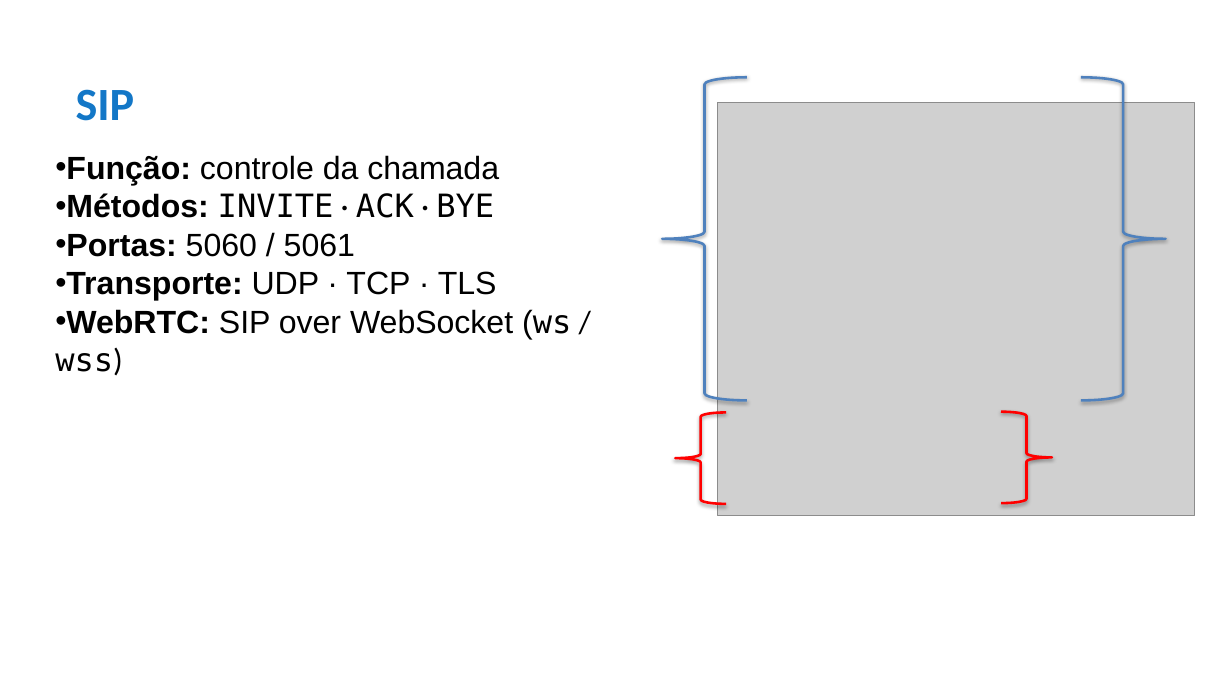
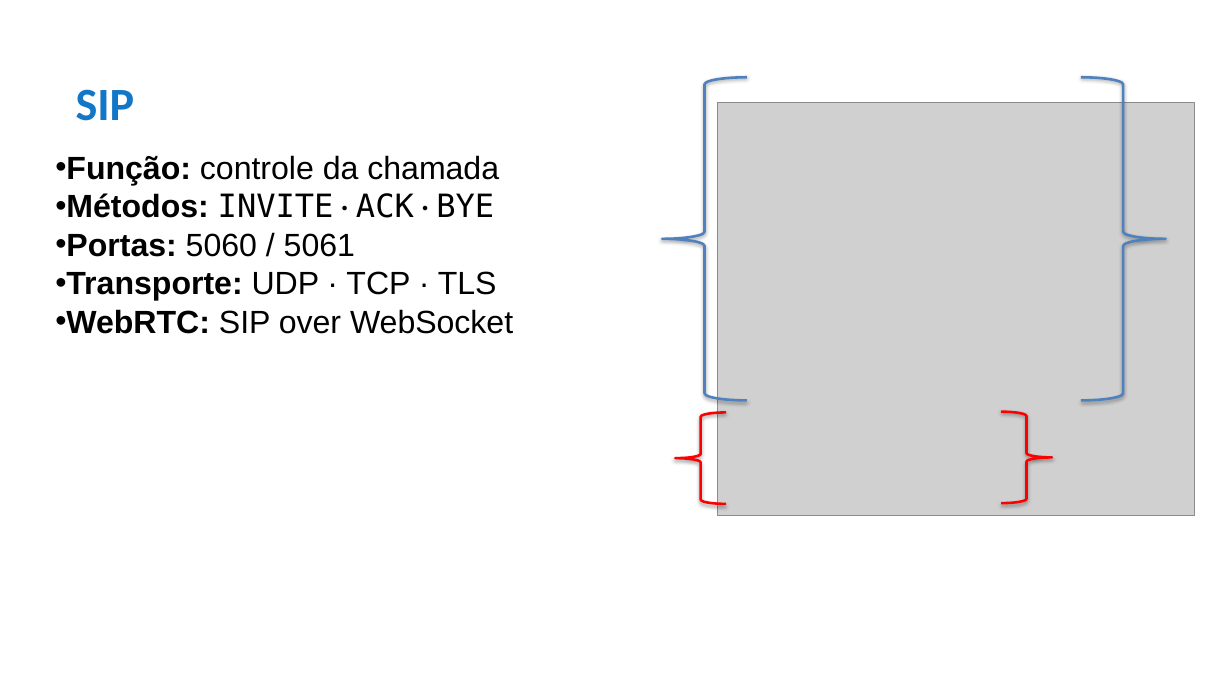
Before and after one commit to maiconrogerrosario/siprec_server, a slide deck: slide 8 of Arquitetura de Telefonia.pptx. Drawn at 1232x693 pixels with LibreOffice and Linux fonts; fonts in the diff are those of the drawing; grey boxes stand for pictures. Boxes give left, top, right and bottom in pixels: in the first picture for what was removed or moved away, otherwise in the second. Text is boxed around its words. In the diff, an @@ line names an element or a change of style, - is before the commit and + after.

```diff
--- a/Arquitetura de Telefonia.pptx
+++ b/Arquitetura de Telefonia.pptx
@@ text at (66,309,513,334): text changed @@
-• WebRTC: SIP over WebSocket (ws / wss)
+• WebRTC: SIP over WebSocket
```
Also in this commit, not shown: 1 other slide changed, 5 slides added, 1 slide removed.
